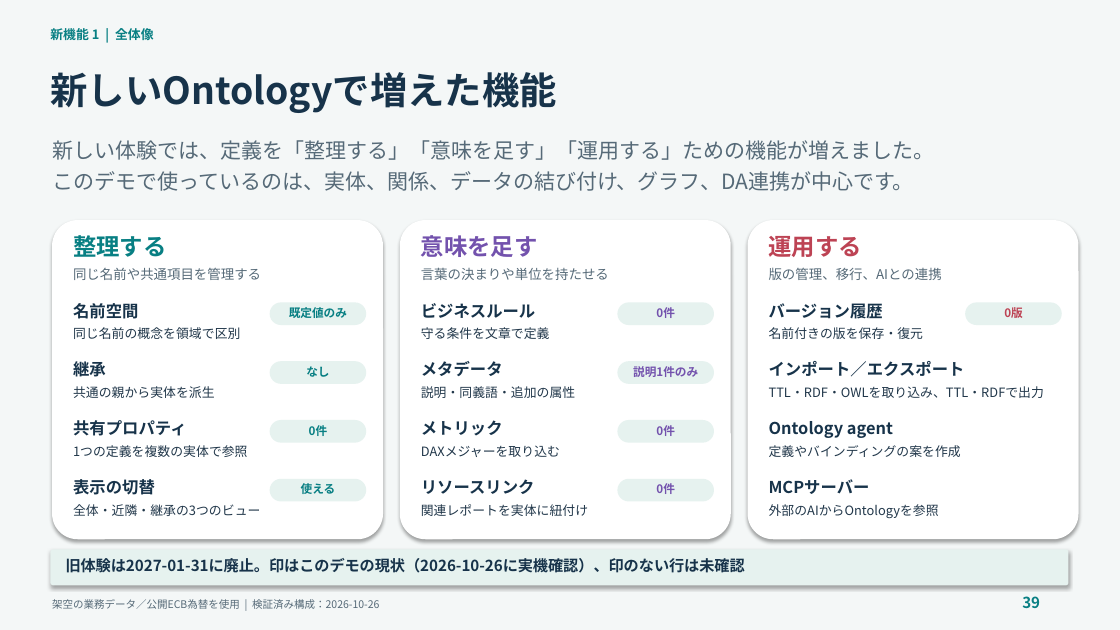
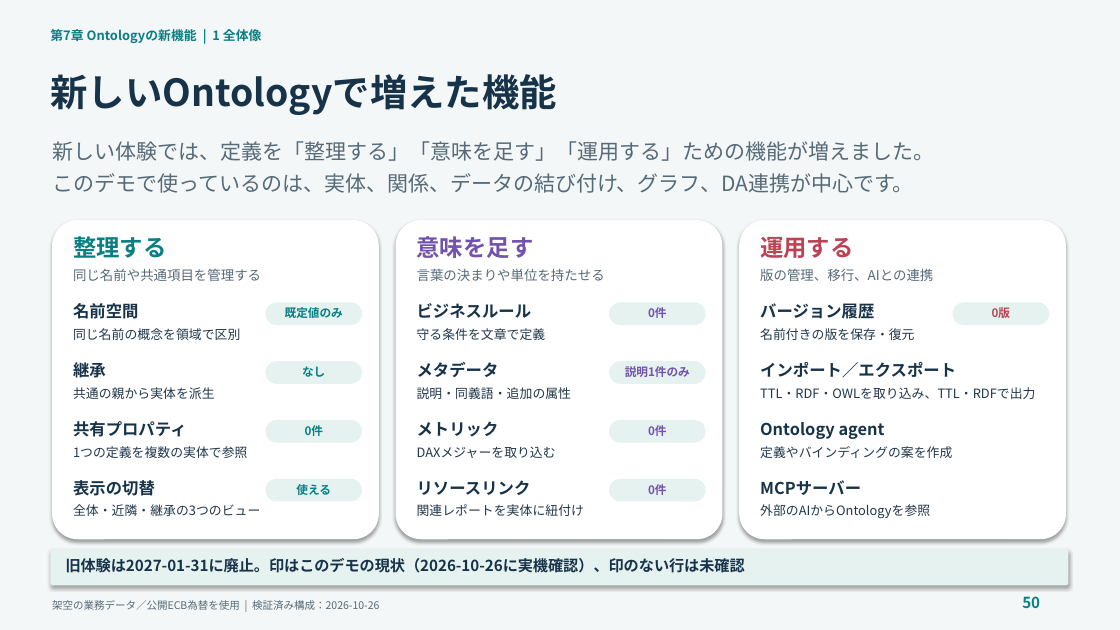
Before and after one commit to c-nova/FabricOntology_Trading, a slide deck: slide 50 of decks/TradingOntology_Demo_Presenter_Guide_JA.pptx (slide 39 before the commit). Drawn at 1120x630 pixels with LibreOffice and Linux fonts; fonts in the diff are those of the drawing. Boxes give left, top, right and bottom in pixels: in the first picture for what was removed or moved away, otherwise in the second. Text is boxed around its words. In the diff, an @@ line names an element or a change of style, - is before the commit and + after.

```diff
--- a/decks/TradingOntology_Demo_Presenter_Guide_JA.pptx
+++ b/decks/TradingOntology_Demo_Presenter_Guide_JA.pptx
@@ text at [50,29,262,43]: text changed @@
-新機能 1 | 全体像
+第7章 Ontologyの新機能 | 1 全体像
@@ text "新しいOntologyで増えた機能" at [50,74,557,115]: line spacing 1 to 40pt @@
@@ text "新しい体験では、定義を「整理する」「意味を足す」「運用する」ための機能が増えました。" at [52,141,934,193]: line spacing 1 to 22.5pt @@
@@ rounded rectangle: place and size @@
-rounded rectangle at [52,220,383,539]
+rounded rectangle at [52,220,379,539]
@@ rounded rectangle: place and size @@
-rounded rectangle at [400,220,731,539]
+rounded rectangle at [396,220,723,539]
@@ text "意味を足す" at [417,236,534,258]: line spacing 1 to 25pt @@
@@ rounded rectangle: place and size @@
-rounded rectangle at [748,220,1079,539]
+rounded rectangle at [739,220,1066,539]
@@ text "運用する" at [760,237,853,258]: line spacing 1 to 25pt @@
@@ text "言葉の決まりや単位を持たせる" at [417,268,605,281]: line spacing 1 to 14.4pt @@
@@ text "版の管理、移行、AIとの連携" at [760,268,933,281]: line spacing 1 to 14.4pt @@
@@ text "名前付きの版を保存・復元": place and size @@
-text "名前付きの版を保存・復元" at [769,327,923,339]
+text "名前付きの版を保存・復元" at [760,328,914,340]
@@ line spacing 1 to 12.5pt in 9 elements at [285,307,343,318], [302,366,325,377], [305,425,324,436], [296,484,331,495], [648,307,667,318], [625,366,690,377], [648,425,667,436], [648,484,667,495], [992,307,1011,318] @@
@@ 11 texts, 5 rounded rectangles: place and size @@
-11 texts, 5 rounded rectangles at [618,236,1062,502]
+11 texts, 5 rounded rectangles at [609,237,1049,502]
@@ text "TTL・RDF・OWLを取り込み、TTL・RDFで出力": place and size @@
-text "TTL・RDF・OWLを取り込み、TTL・RDFで出力" at [769,386,1044,398]
+text "TTL・RDF・OWLを取り込み、TTL・RDFで出力" at [760,387,1035,399]
@@ text "定義やバインディングの案を作成": place and size @@
-text "定義やバインディングの案を作成" at [769,445,961,457]
+text "定義やバインディングの案を作成" at [760,446,952,458]
@@ 4 rounded rectangles: place and size @@
-4 rounded rectangles at [270,302,366,502]
+4 rounded rectangles at [266,302,362,502]
@@ line spacing 1 to 17.5pt in 12 elements at [73,303,138,319], [73,362,106,378], [73,421,187,437], [73,480,155,496], [417,303,532,318], [417,362,499,377], [417,421,499,437], [417,480,531,495], [760,303,874,319], [760,362,956,377], [760,422,885,439], [760,480,861,495] @@
@@ line spacing 1 to 13.8pt in 11 elements at [73,328,240,340], [73,446,247,458], [73,504,260,516], [417,328,546,340], [417,387,571,399], [417,446,556,458], [417,504,584,516], [760,328,914,340], [760,387,1035,399], [760,446,952,458], [760,504,930,518] @@
@@ text "外部のAIからOntologyを参照": place and size @@
-text "外部のAIからOntologyを参照" at [769,504,939,518]
+text "外部のAIからOntologyを参照" at [760,504,930,518]
@@ text at [1022,596,1040,608]: text changed @@
-39
+50
```
Also in this commit, not shown: 40 other slides changed, 14 slides added, 4 slides removed, 5 other files.
